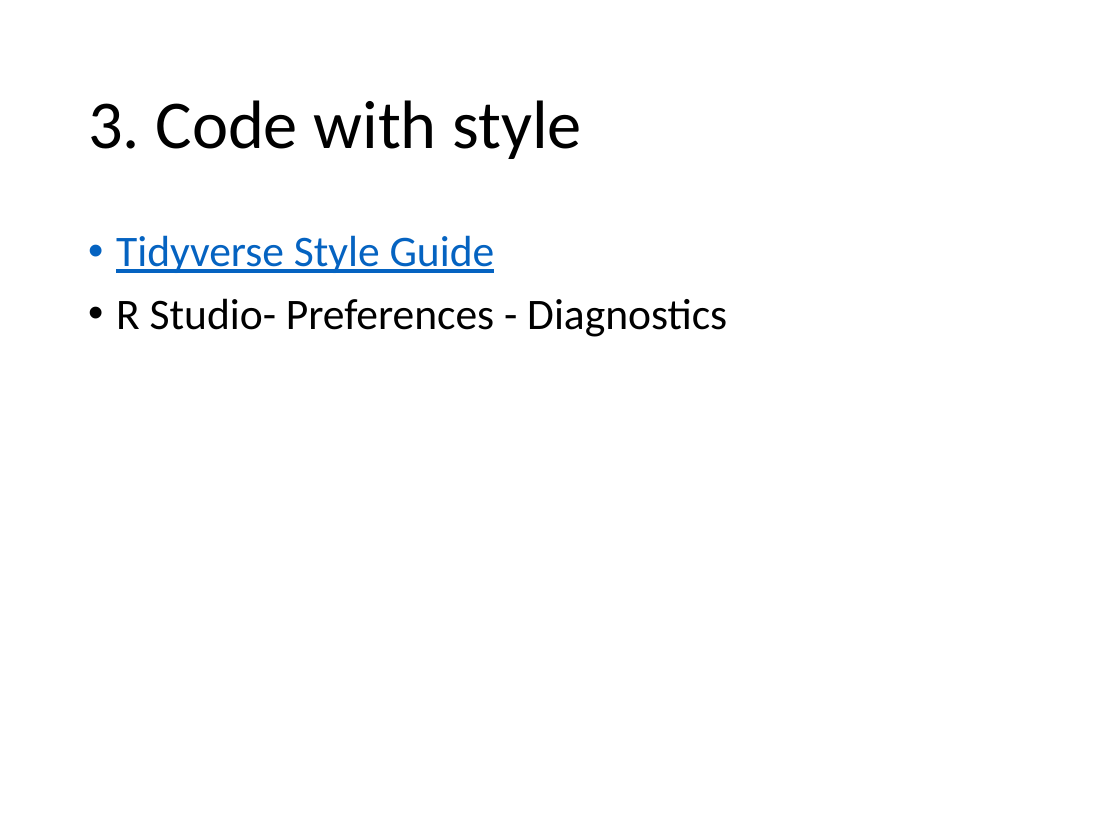
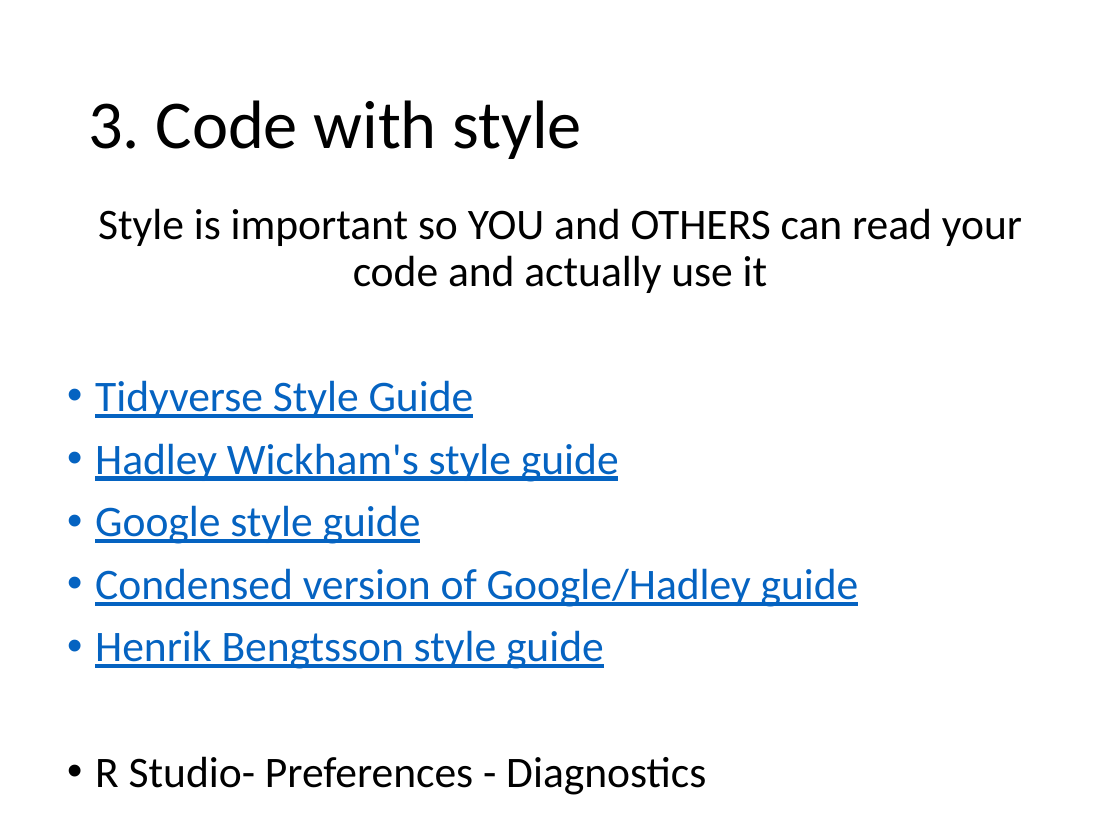
Before and after one commit to EEOB590A-Fall-2019/Course-Materials, a slide deck: slide 8 of 1. Intro to R/3. R-Intro_part2.pptx. Drawn at 1120x840 pixels with LibreOffice and Linux fonts; fonts in the diff are those of the drawing. Boxes give left, top, right and bottom in pixels: in the first picture for what was removed or moved away, otherwise in the second. Text is boxed around its words. In the diff, an @@ line names an element or a change of style, - is before the commit and + after.

```diff
--- a/1. Intro to R/3. R-Intro_part2.pptx
+++ b/1. Intro to R/3. R-Intro_part2.pptx
@@ text "Style is important so YOU ...": place and size @@
-text "Style is important so YOU ..." at <box>116,235,727,337</box>
+text "Style is important so YOU ..." at <box>95,208,1022,795</box>
@@ text at <box>98,208,1022,293</box>: paragraph added @@
+Style is important so YOU and OTHERS can read your code and actually use it
@@ text at <box>95,443,859,669</box>: paragraphs added @@
+• Hadley Wickham's style guide
+• Google style guide
+• Condensed version of Google/Hadley guide
+• Henrik Bengtsson style guide
```
Also in this commit, not shown: 3 other slides changed, 1 other file.
